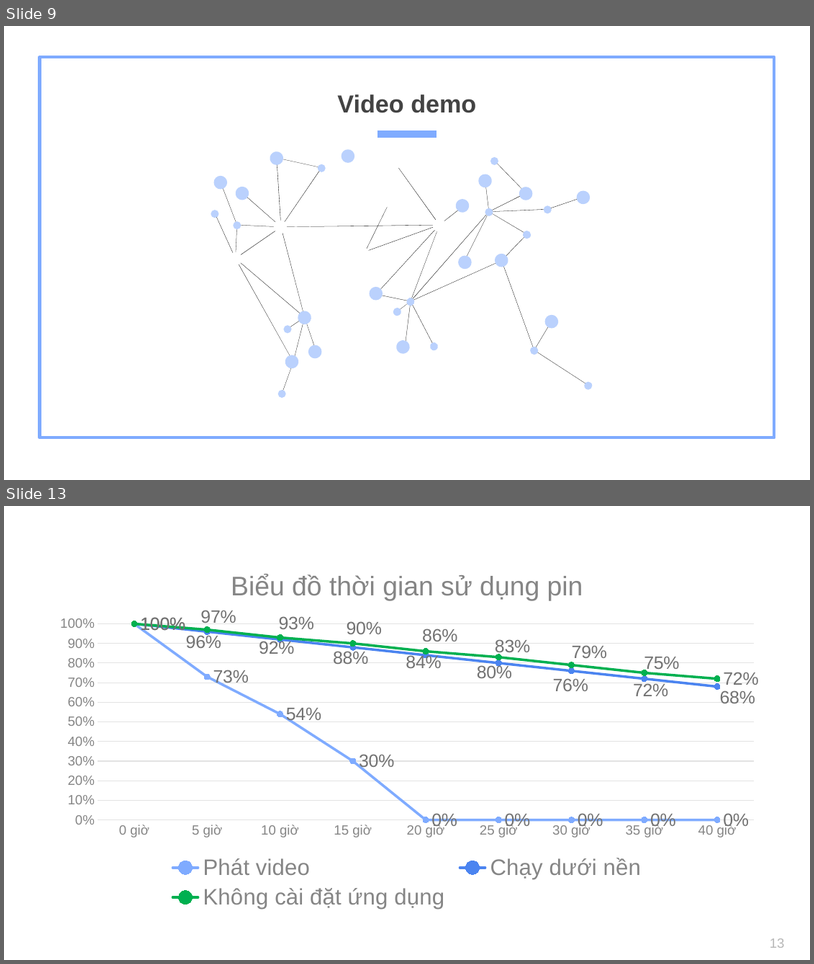
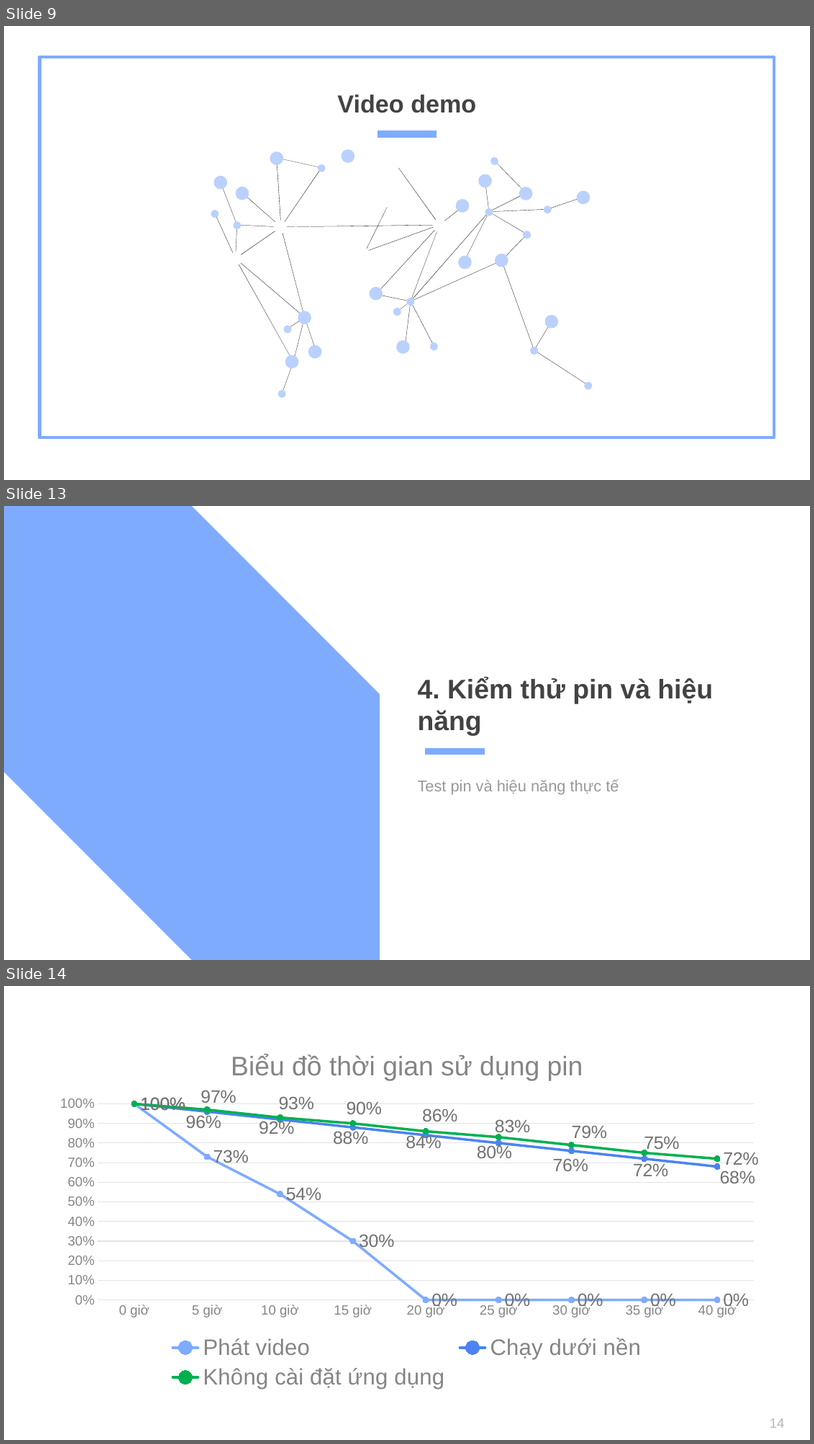
Before and after one commit to daihieptn97/share, a slide deck: Minimal Charm Blue variant.pptx. Shown one above the other, each under a label of ours: slides 9 and 13 before the commit, slides 9, 13 and 14 after it; the slides between them are not shown. The pictures are 814x964 and 814x1444 pixels, drawn with LibreOffice and Linux fonts; fonts in the diff are those of the drawing. Boxes give left, top, right and bottom in pixels: in the first picture for what was removed or moved away, otherwise in the second. Text is boxed around its words. In the diff, an @@ line names an element or a change of style, - is before the commit and + after.

```diff
--- a/Minimal Charm Blue variant.pptx
+++ b/Minimal Charm Blue variant.pptx
@@ slide 13 added at (4,506,810,960), background #FFFFFF @@
@@ snip diag rect added at (4,506,380,959), fill #7FABFF @@
@@ title added at (418,677,713,736), 24 pt, text #434343, bold @@
+4. Kiểm thử pin và hiệu năng
@@ line added from (426, 751) to (486, 751), #7FABFF 6 pt @@
@@ subtitle added at (418,779,619,795), 14 pt, text #999999 @@
+Test pin và hiệu năng thực tế
@@ what was slide 13 is now slide 14 @@
@@ page number at (770,1418,785,1427): text changed @@
-13
+14
```
Also in this commit, not shown: 3 slides changed, 1 other slide added, 1 slide removed, 2 other files.
